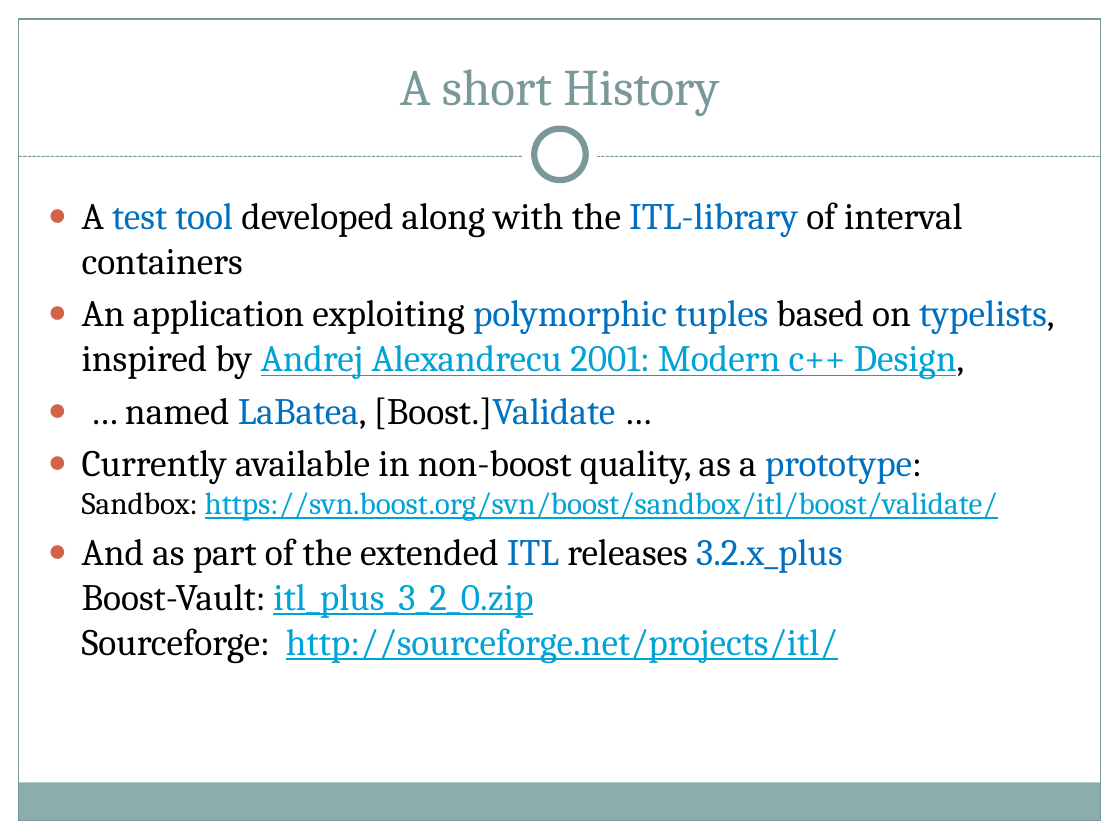
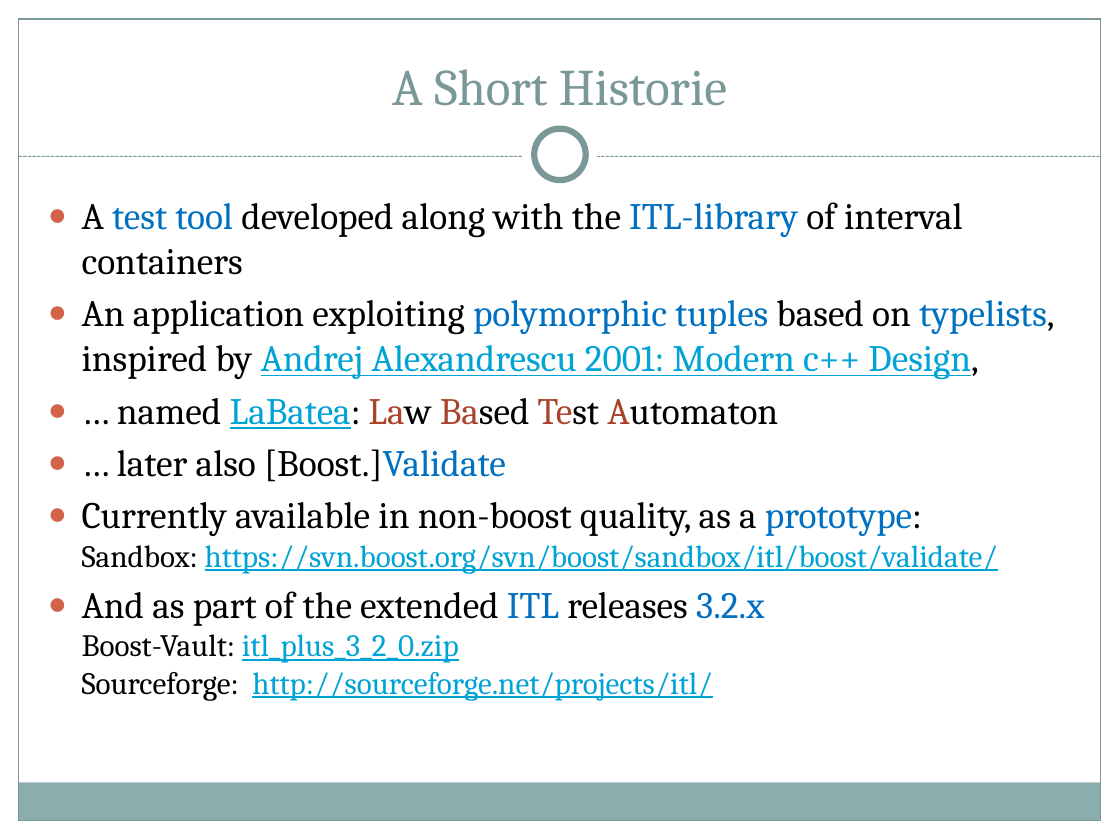
Before and after one commit to ryppl/boost-history, a slide deck: slide 3 of itl/libs/validate/doc/boostcon2010/BoostAlabaster.pptx (slide 2 before the commit). Drawn at 1120x840 pixels with LibreOffice and Linux fonts; fonts in the diff are those of the drawing; background and template pictures are left out. Boxes give left, top, right and bottom in pixels: in the first picture for what was removed or moved away, otherwise in the second. Text is boxed around its words. In the diff, an @@ line names an element or a change of style, - is before the commit and + after.

Commit message:
A few modifications in Validate for BoostCon. Added slides and pictures to the presentation.
SVN-Revision: 61673

```diff
--- a/itl/libs/validate/doc/boostcon2010/BoostAlabaster.pptx
+++ b/itl/libs/validate/doc/boostcon2010/BoostAlabaster.pptx
@@ title at bbox=[392, 69, 727, 106]: text changed @@
-A short History
+A Short Historie
@@ text at bbox=[82, 300, 1055, 482]: text changed @@
-● An application exploiting polymorphic tuples based on typelists, inspired by Andrej Alexandrecu 2001: Modern c++ Design,
-● … named LaBatea, [Boost.]Validate …
+● An application exploiting polymorphic tuples based on typelists, inspired by Andrej Alexandrescu 2001: Modern c++ Design,
+● … named LaBatea: Law Based Test Automaton
+● … later also [Boost.]Validate
@@ text at bbox=[82, 591, 764, 700]: text changed; size 24 to 20 pt @@
-● And as part of the extended ITL releases 3.2.x_plus
-  Boost-Vault: itl_plus_3_2_0.zip
-  Sourceforge: http://sourceforge.net/projects/itl/
+● And as part of the extended ITL releases 3.2.x
+  Boost-Vault: itl_plus_3_2_0.zip
+  Sourceforge: http://sourceforge.net/projects/itl/
```
Also in this commit, not shown: 20 other slides changed, 17 slides added, 39 other files.
